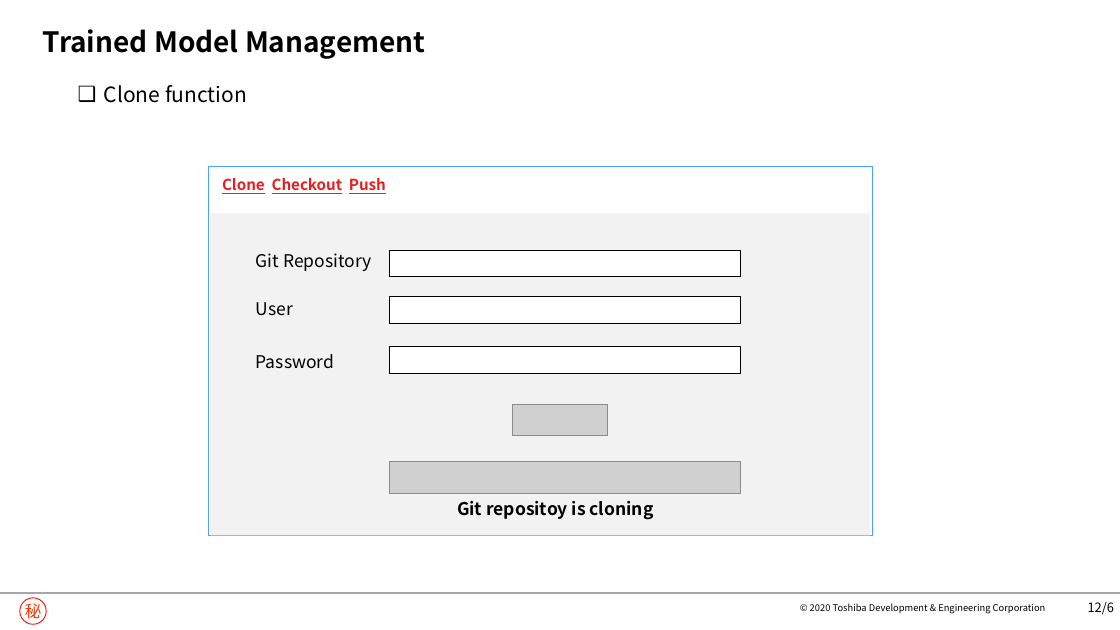
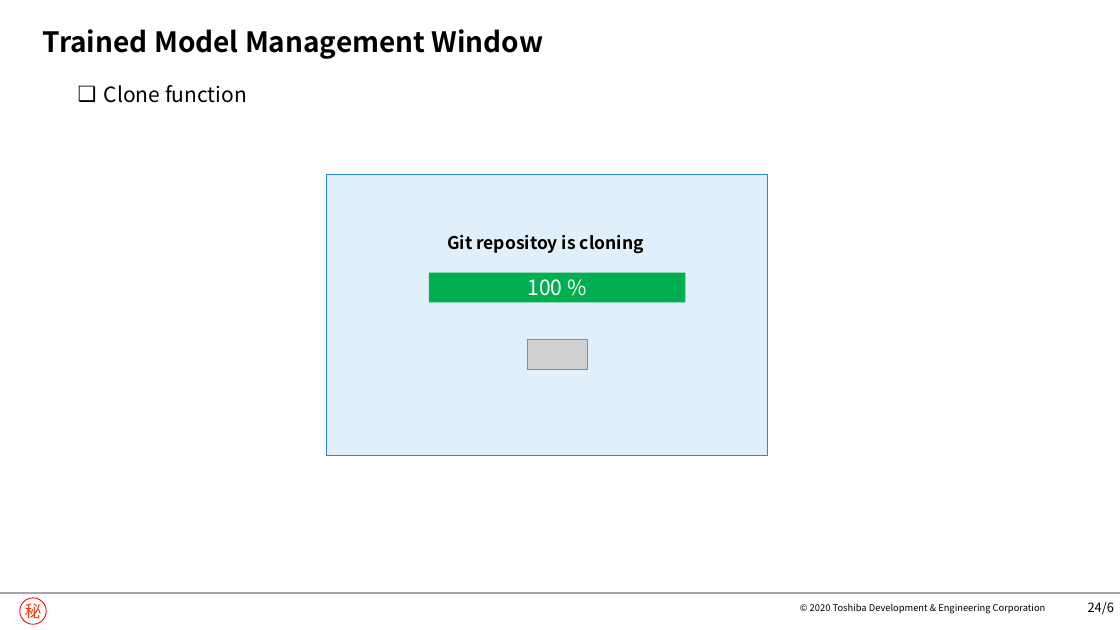
Before and after one commit to nguyenngocninh/LFS, a slide deck: slide 25 of GuiAIPlatformDesign.pptx (slide 13 before the commit). Drawn at 1120x630 pixels with LibreOffice and Linux fonts; fonts in the diff are those of the drawing; grey boxes stand for pictures; background and template pictures are left out. Boxes give left, top, right and bottom in pixels: in the first picture for what was removed or moved away, otherwise in the second. Text is boxed around its words. In the diff, an @@ line names an element or a change of style, - is before the commit and + after.

```diff
--- a/GuiAIPlatformDesign.pptx
+++ b/GuiAIPlatformDesign.pptx
@@ title at <box>43,29,544,59</box>: text changed @@
-Trained Model Management
+Trained Model Management Window
@@ rectangle removed at <box>208,166,873,535</box> @@
@@ text removed at <box>222,178,386,194</box> @@
-Clone Checkout Push
@@ rectangle: place and size @@
-rectangle at <box>390,297,740,323</box>
+rectangle at <box>326,174,767,455</box>
@@ rectangle at <box>326,174,767,455</box>: fill #FFFFFF to #E0EFF9; outline #000000 1 pt to #288ACC 1 pt @@
@@ rectangle removed at <box>210,213,870,535</box> @@
@@ text "Git repositoy is cloning": place and size @@
-text "Git repositoy is cloning" at <box>457,501,654,520</box>
+text "Git repositoy is cloning" at <box>447,235,644,254</box>
@@ text removed at <box>256,253,371,271</box> @@
-Git Repository
@@ rectangle removed at <box>390,250,740,276</box> @@
@@ rectangle added at <box>429,273,686,302</box>, fill #00B050, 18 pt, text #FFFFFF @@
+100 %
@@ text removed at <box>256,302,293,316</box> @@
-User
@@ text removed at <box>256,354,334,368</box> @@
-Password
@@ rectangle removed at <box>390,346,740,373</box> @@
@@ picture added at <box>527,339,587,369</box> @@
@@ picture removed at <box>513,404,607,435</box> @@
@@ picture removed at <box>390,461,740,493</box> @@
@@ page number at <box>1088,602,1114,615</box>: text changed @@
-12/6
+24/6
```
Also in this commit, not shown: 11 other slides changed, 18 slides added, 2 slides removed.
